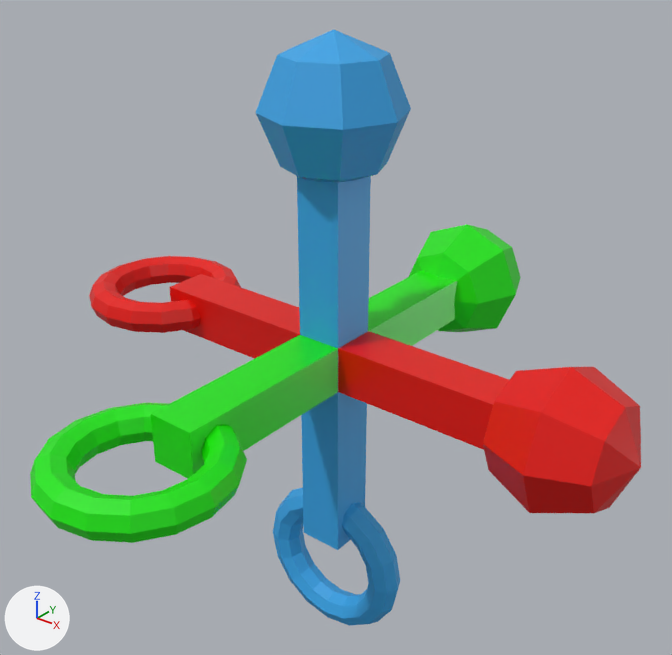
Two versions of the glTF model src/examples/05-models/axis.gltf, one commit apart.
The view is the same before and after, from a camera (50 mm lens) standing at (7.3, -9.33, 6.22) and looking at (-0.29, 0.17, 0.34). Lighting does not change. The marker at lower left points along +X, +Y and +Z. The picture after the commit comes second.

In view in the first picture: 'X', 'Y', 'Z'.
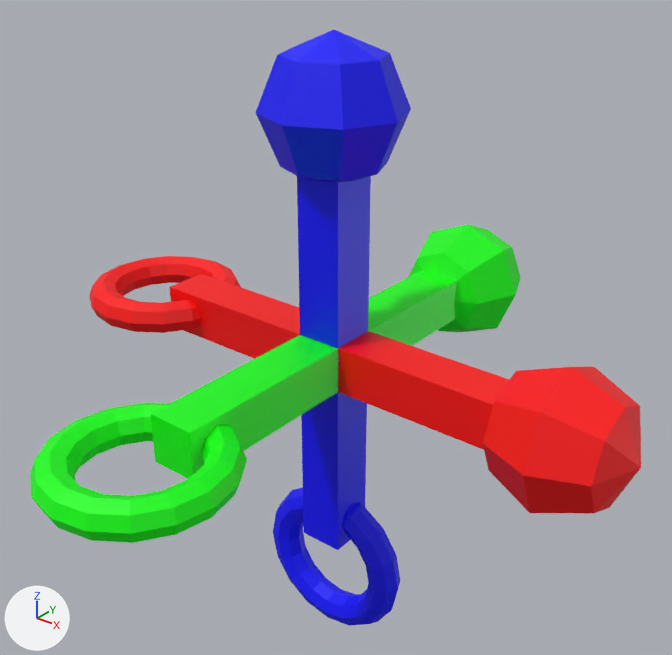
Pixel boxes [x1, y1, x2, y2] of what changed, in the pictures (672 x 655 px):
'Z', surface changed (darker): [256, 30, 411, 626] in both
'X', surface changed: [89, 256, 641, 513] in both
'Y', surface changed: [30, 224, 521, 543] in both

Patch to the scene script:
```diff
--- a/src/examples/05-models/axis.gltf.py
+++ b/src/examples/05-models/axis.gltf.py
@@ img_blue @@
+img_blue = load_image('blue', 'tex/blue.png', 256, 256, 'sRGB')
@@ img_green @@
+img_green = load_image('green', 'tex/green.png', 256, 256, 'sRGB')
@@ img_red @@
+img_red = load_image('red', 'tex/red.png', 256, 256, 'sRGB')
@@ mat_x @@
 mat_x = principled_material('X')
-mat_x.base_color = (0.8, 0.00331, 0.0)  # red #e70b00
-mat_x.roughness = 0.4
+mat_x.texture = img_red
@@ mat_y @@
 mat_y = principled_material('Y')
-mat_y.base_color = (0.00828, 0.8, 0.0)  # green #16e700
-mat_y.roughness = 0.4
+mat_y.texture = img_green
@@ mat_z @@
 mat_z = principled_material('Z')
-mat_z.base_color = (0.0373, 0.375, 0.8)  # blue #36a5e7
+mat_z.texture = img_blue
```
